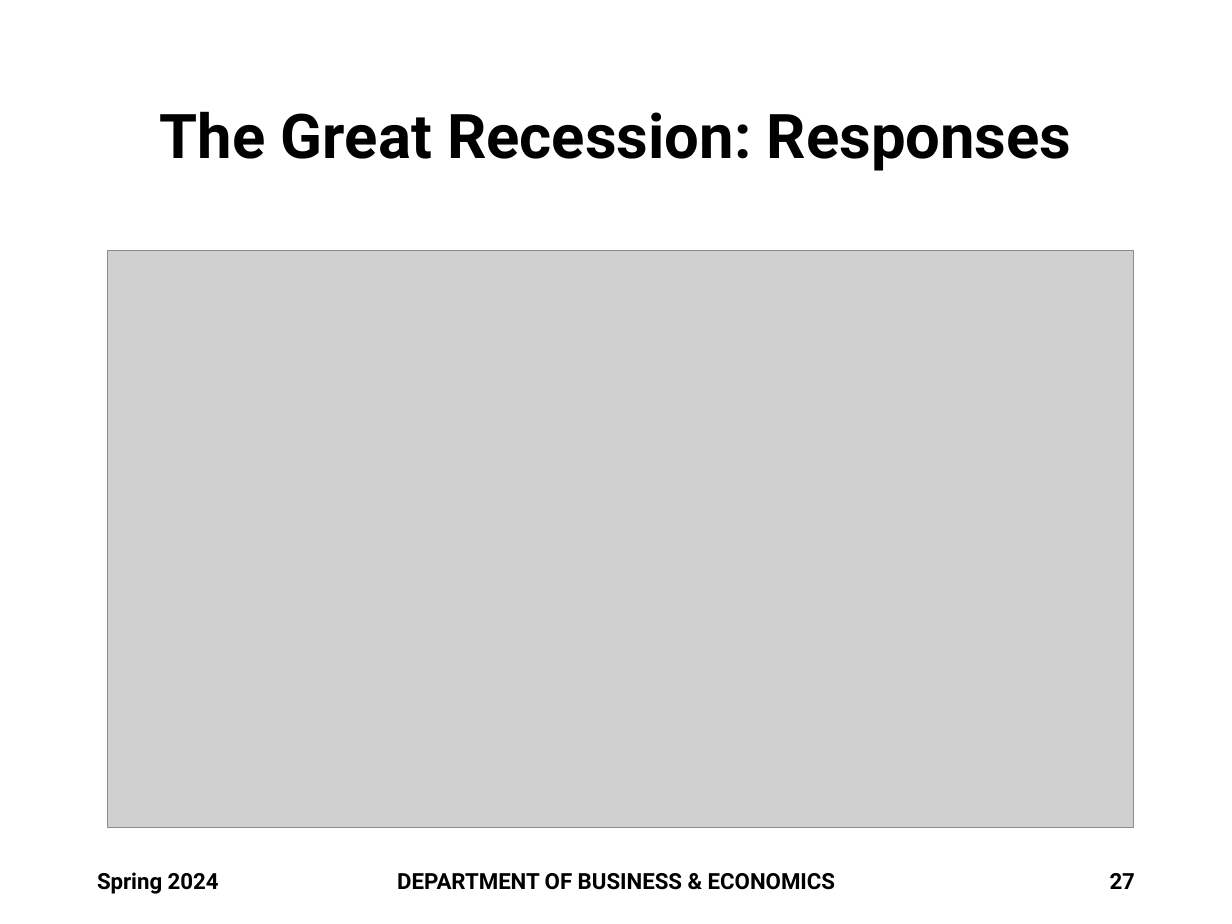
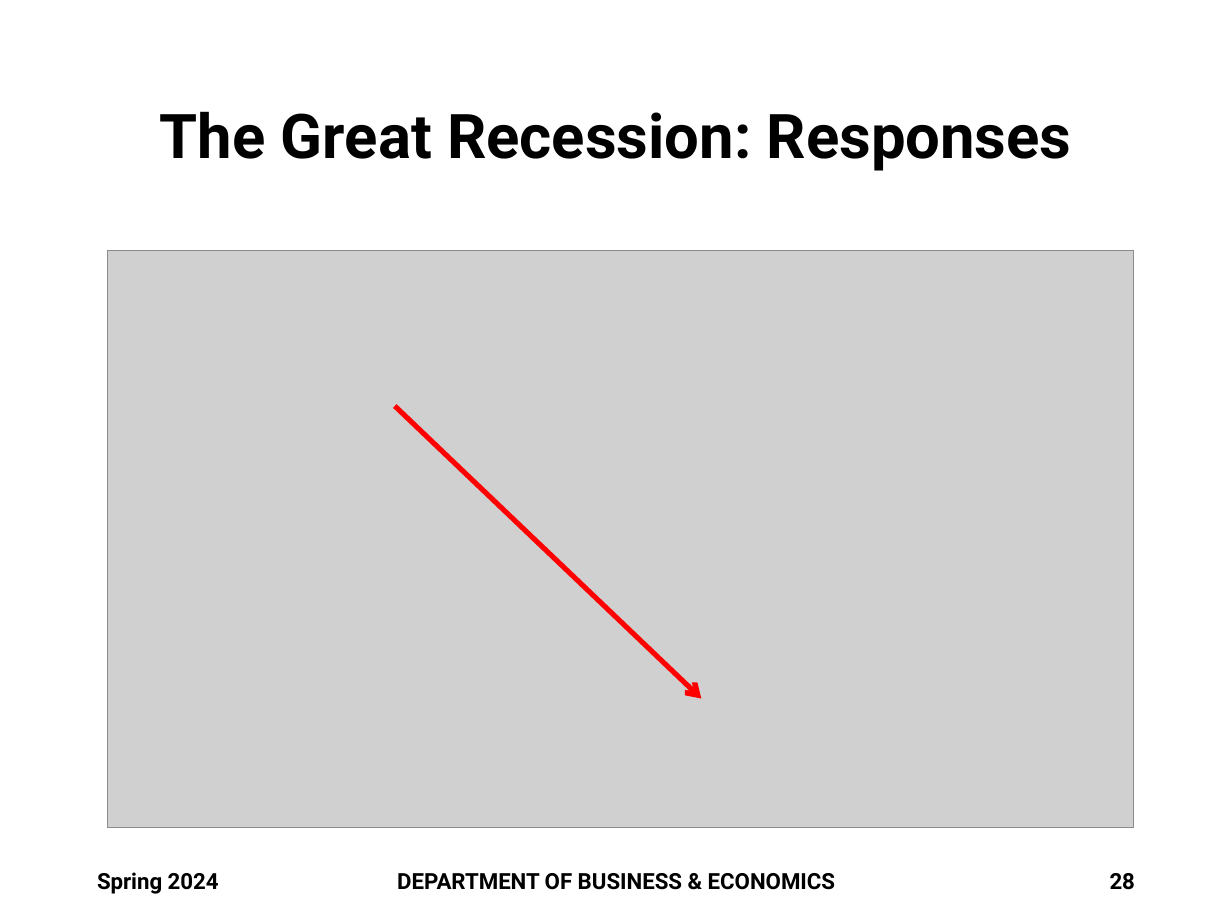
Before and after one commit to brianhwpark/brianhwpark.github.io, a slide deck: slide 28 of files/teaching-resources/monmouthcollege-econ-301/econ-301-s2024/econ-301-s2024-lecture-note/ECON301-S2024-LEC06.pptx (slide 27 before the commit). Drawn at 1232x924 pixels with LibreOffice and Linux fonts; fonts in the diff are those of the drawing; grey boxes stand for pictures; background and template pictures are left out. Boxes give left, top, right and bottom in pixels: in the first picture for what was removed or moved away, otherwise in the second. Text is boxed around its words. In the diff, an @@ line names an element or a change of style, - is before the commit and + after.

```diff
--- a/files/teaching-resources/monmouthcollege-econ-301/econ-301-s2024/econ-301-s2024-lecture-note/ECON301-S2024-LEC06.pptx
+++ b/files/teaching-resources/monmouthcollege-econ-301/econ-301-s2024/econ-301-s2024-lecture-note/ECON301-S2024-LEC06.pptx
@@ arrow added from (394, 407) to (701, 699), #FF0000 3 pt @@
@@ page number at (1110, 873, 1135, 890): text changed @@
-27
+28
```
Also in this commit, not shown: 5 other slides changed, 1 slide added, 5 other files.
